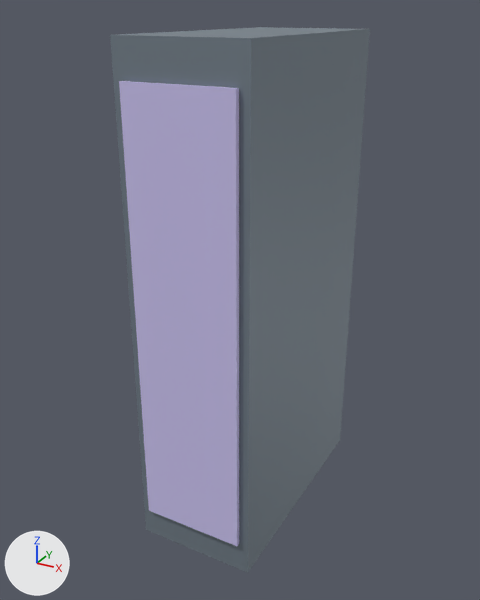
Renders of the glTF model unity/Assets/DataHall/Generated/Models/ib.glb from each side of a commit.
Camera for both pictures: a camera (50 mm lens) standing at (1.31, -2.52, 2.29) and looking at (-0.04, -0.06, 1.05). Arrows for +X, +Y and +Z are at lower left; the lights stay in place. The older version comes first. Where no turn or scale is listed for an object, it has been applied to the vertices.

Objects in the first picture: 'Body', 'Front'.
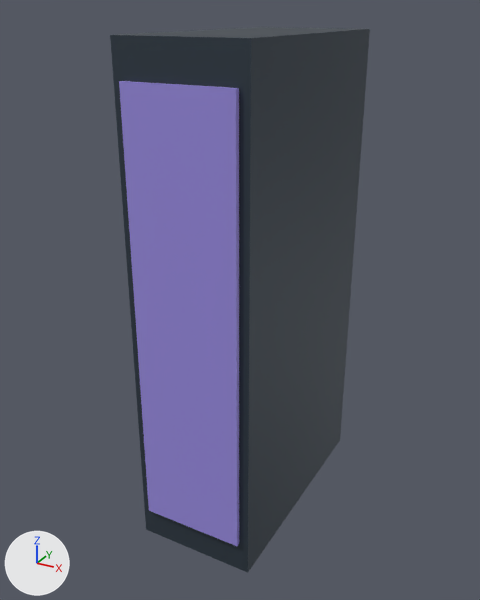
Changed parts and their boxes (x1, y1, x2, y2) in the pictures (480 x 600 px):
'Body', recoloured (darker): (110, 27, 370, 573) in both
'Front', recoloured: (119, 81, 239, 546) in both

The change, as a list of edits to the scene's bpy script:
```text
Change mat_body:
    mat_body.base_color: (0.204, 0.251, 0.294) -> (0.0343, 0.0513, 0.0704)  # grey #7d8994 -> dark blue #34404b
Change mat_front:
    mat_front.base_color: (0.604, 0.549, 0.878) -> (0.323, 0.262, 0.745)  # blue #ccc4f1 -> blue #9a8ce0
```
